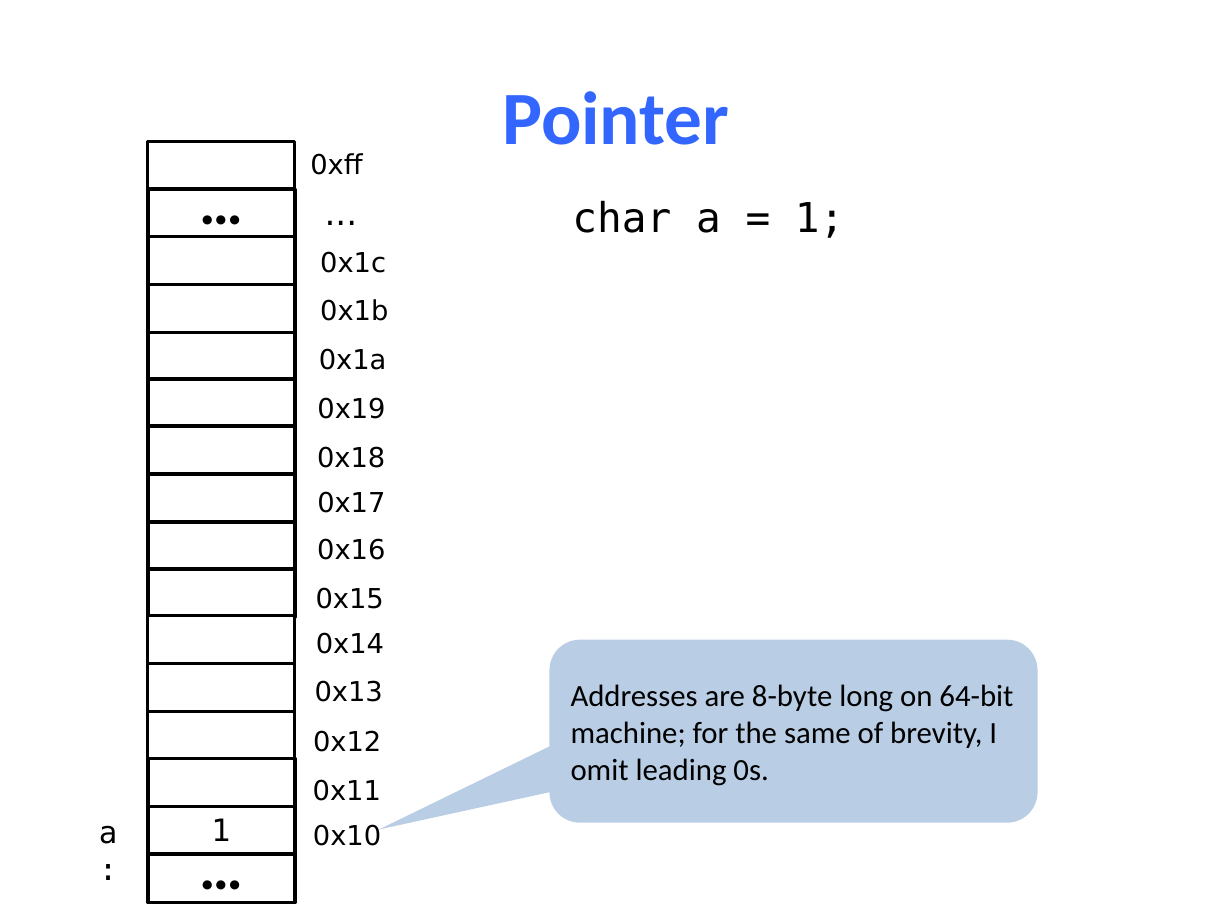
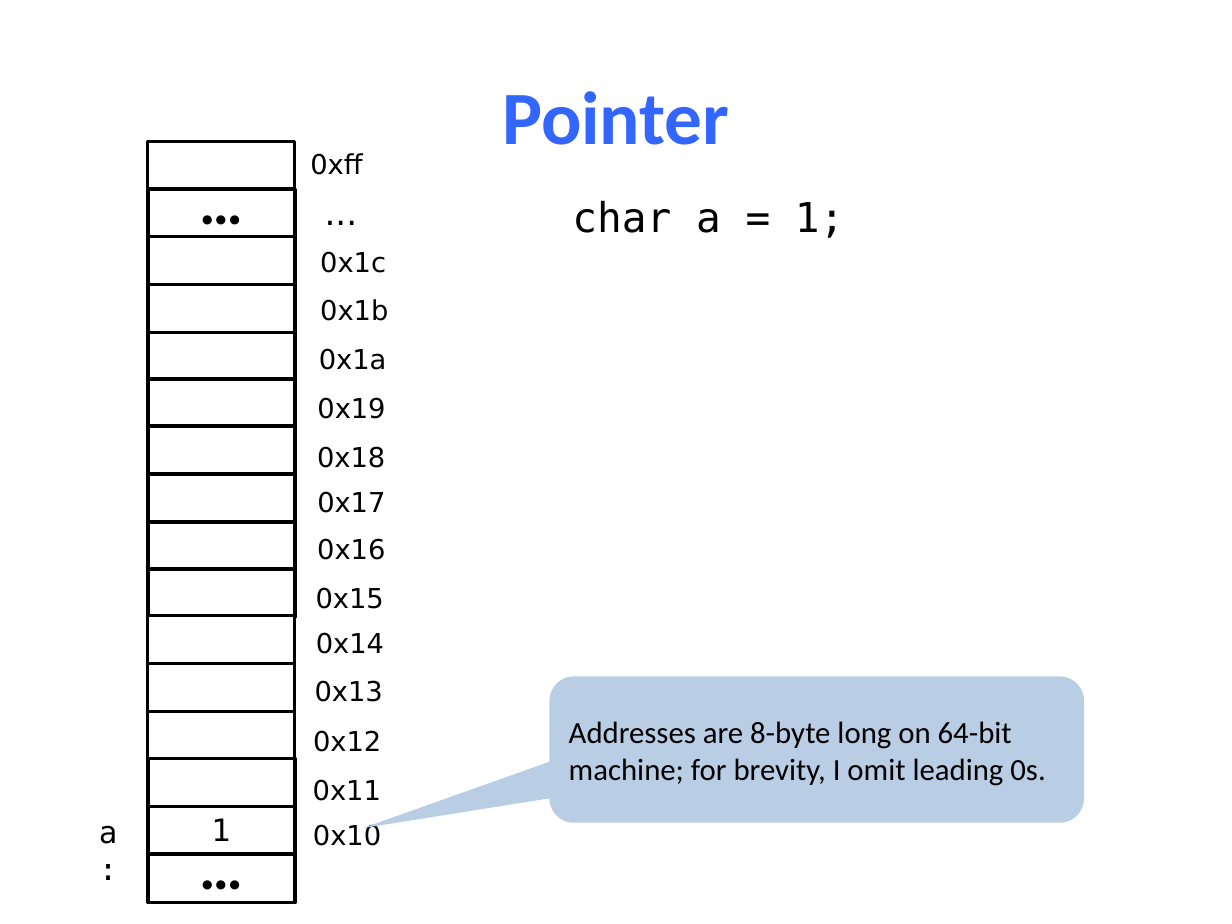
Before and after one commit to NYU-CSO/nyu-cso.github.io, a slide deck: slide 5 of notes/05-pointer_array.pptx (slide 3 before the commit). Drawn at 1232x924 pixels with LibreOffice and Linux fonts; fonts in the diff are those of the drawing. Boxes give left, top, right and bottom in pixels: in the first picture for what was removed or moved away, otherwise in the second. Text is boxed around its words. In the diff, an @@ line names an element or a change of style, - is before the commit and + after.

```diff
--- a/notes/05-pointer_array.pptx
+++ b/notes/05-pointer_array.pptx
@@ rounded speech box "Addresses are 8-byte long on ...": place and size @@
-rounded speech box "Addresses are 8-byte long on ..." at <box>549,639,1037,823</box>
+rounded speech box "Addresses are 8-byte long on ..." at <box>549,676,1084,823</box>
@@ text in rounded speech box at <box>569,721,1045,786</box>: text changed @@
-Addresses are 8-byte long on 64-bit machine; for the same of brevity, I omit leading 0s.
+Addresses are 8-byte long on 64-bit machine; for brevity, I omit leading 0s.
```
Also in this commit, not shown: 9 other slides changed, 2 slides added, 1 other file.
